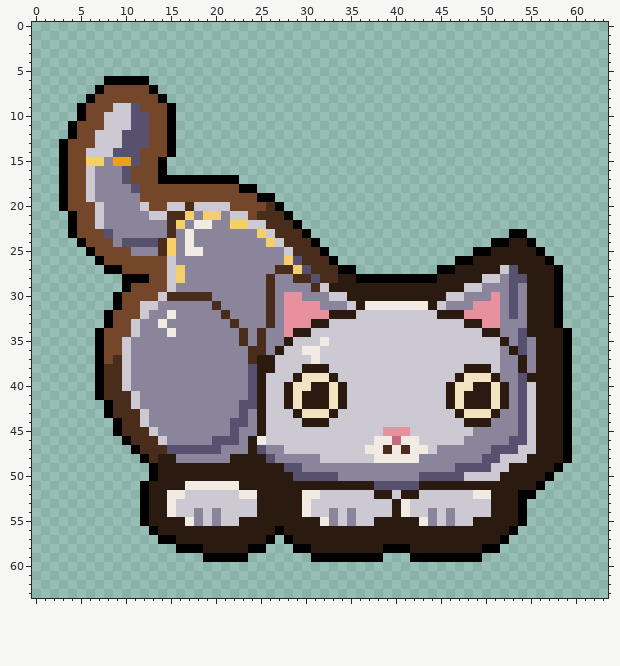
Pixel-art file, stored at aseprite-source/catfish/test/cf-cat-grey-stalk.aseprite. That is the earlier state.
64x64 pixels, 1 frame.
Once edited:
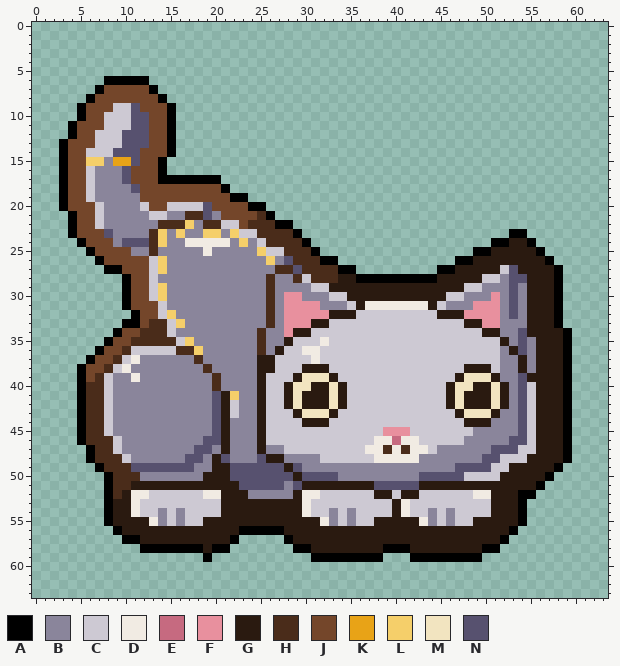
Palette (. is transparent): A #000000  B #8a859b  C #cdc9d3  D #f1ebe3  E #c66a80  F #e8909e  G #2a1a10  H #4a2c1a  J #74462a  K #e8a317  L #f5cf6a  M #f2e4c0  N #57516f
Changes in this commit:
@@ x 3..34 @@
 16 AJJCBBBNJJJA....................
-17 AJJCBBBNJJJAAAAAAAAA............
-18 AJJCBBBBNJJJJJJJJJJJAA..........
-19 AJJCBBBBBJJJJJJJJJJJJJAA........
-20 AJJJCBBBBCJJCCHCCCCJJJJHA.......
-21 .AJJCBBBBBCCHHLBLLBCCJHHHA......
-22 .AJJCBBBBBBBHLBDDBBLLCCHHHA.....
-23 .AJJJNBBBBBBHBDBBBBBBBLCHHHA....
-24 ..AJJJBNNNNHLBDBBBBBBBBLCHHHA...
-25 ...AJJJJBBBHLBDDBBBBBBBBBCHHHA..
-26 ....AJJJJJJJCBBBBBBBBBBBBLNHHHA.
-27 .....AAJJJJJCLBBBBBBBBBBHHLNHHHA
-28 .......AAAJJCLBBBBBBBBBHBBHHNHHG
-29 .......AJJJJCBBBBBBBBBBHBBBBHCGG
-30 ......AJJJJCHHHHHBBBBBBHBFFBBBCC
-31 ......AJJCCBBBBBBHBBBBBHBFFFFBBB
-32 .....AJJJCBBDBBBBBHBBBBHBFFFFFGG
-33 .....AJJCBBDBBBBBBBHBBBHBFFFGGCC
-34 ....AJJJCBBBDBBBBBBBHBHBBFGGCCCC
-35 ....AJJCBBBBBBBBBBBBHBHBBGCCCDCC
-36 ....AJJCBBBBBBBBBBBBBHHBGCCDDCCC
-37 ....AJHCBBBBBBBBBBBBBHGGCCCCDCCC
-38 ....AHHCBBBBBBBBBBBBBNGGCCCGGGCC
-39 ....AHHCBBBBBBBBBBBBBNGCCCGMMMGC
-40 ....AHHCBBBBBBBBBBBBBNGCCGMMGGMG
-41 ....AHHHCBBBBBBBBBBBBNGCCGMGGGMG
-42 .....AHHCBBBBBBBBBBBNNGCCGMGGGMG
-43 .....AHHHCBBBBBBBBBBNBGCCCGMMMGC
-44 ......AHHCBBBBBBBBBNNBGCCCCGGGCC
-45 ......AHHHCBBBBBBBBNBBGCCCCCCCCC
-46 .......AHHHCBBBBBNNNBGDCCCCCCCCC
-47 ........AHHHNNNNNNBBBGNBBCCCCCCC
-48 .........AHGGBBBBBBGGGGNBBBBBCCC
-49 ..........AGGGGGGGGGGGGGGNNBBBBB
-50 ..........AGGGGGGGGGGGGGGGNNNNNB
-51 .........AGGGGDDDDDDGGGGGGGGGGGG
-52 .........AGGDDCCCCCCDDGGGGGDDCCC
-53 .........AGGDCCCCCCCCCGGGGGDCCCC
-54 .........AGGDCCBCBCCCCGGGGGDCCBC
-55 .........AGGGGDBCBCCGGGGGGGGGDBC
-56 ..........AGGGGGGGGGGGGGAGGGGGGG
-57 ...........AAGGGGGGGGGGA.AGGGGGG
-58 .............AAAGGGGGAA...AAGGGG
-59 ................AAAAA.......AAAA
+17 AJJCBBBNJJJAAAAAAA..............
+18 AJJCBBBBNJJJJJJJJJA.............
+19 AJJCBBBBBJJJJJJJJJJAA...........
+20 AJJJCBBBBCJJCCCCNJJJJAA.........
+21 .AJJCBBBBBCCBBHHNBJJJJHA........
+22 .AJJCBBBBBBHHHLBHHCCJHHHAA......
+23 .AJJJNBBBBHLBLBBLLBLCCHHHHA.....
+24 ..AJJJBNNNHLBBDDDDDBLBCHHHHA....
+25 ...AJJJJBBHBBBBBDBBBBBLCCHHHA...
+26 ....AJJJJJCLBBBBBBBBBBBLBNHHHAA.
+27 .....AAJJJCLBBBBBBBBBBBBHHNHHHHA
+28 .......AJJCBBBBBBBBBBBBHBBHCHHHG
+29 .......AJJCLBBBBBBBBBBBHBBBBCCGG
+30 .......AJJCLBBBBBBBBBBBHBFFBBBCC
+31 .......AJJJCBBBBBBBBBBBHBFFFFBBB
+32 ........AJJCLBBBBBBBBBBHBFFFFFGG
+33 .......AAJHHCLBBBBBBBBBHBFFFGGCC
+34 ......AJJHHHCBBBBBBBBBHBBFGGCCCC
+35 .....AJJHHHHHCLBBBBBBBHBBGCCCDCC
+36 ....AJJHCCCCCHHLBBBBBBHBGCCDDCCC
+37 ...AJJHCDBBBBBBHBBBBBBGGCCCCDCCC
+38 ..AJJHCDBBBBBBBBHBBBBBGGCCCGGGCC
+39 ..AJHCBBDBBBBBBBBHBBBBGCCCGMMMGC
+40 ..AHHCBBBBBBBBBBBHBBBBGCCGMMGGMG
+41 ..AHHCBBBBBBBBBBBNGLBBGCCGMGGGMG
+42 ..AHHCBBBBBBBBBBBNGCBBGCCGMGGGMG
+43 ..AHHCBBBBBBBBBBBNGCBBGCCCGMMMGC
+44 ..AHHCBBBBBBBBBBBNGBBBGCCCCGGGCC
+45 ..AHHCBBBBBBBBBBBNGBBBGCCCCCCCCC
+46 ..AHHHCBBBBBBBBBNNGBBBGCCCCCCCCC
+47 ...AHHCBBBBBBBBNNBGBBBGBBCCCCCCC
+48 ...AHHHCBBBBBBNNBGNBBBNGGBBBBCCC
+49 ....AHHHNNNNNNNBBGGNNNNNNGNBBBBB
+50 .....AHHHBBBBBBBGGGNNNNNNNGNNNNB
+51 .....AHHGGGGGGGGGGGGNNNNNBNGGGGG
+52 .....AHGDDCCCCCCDDGGGBBBBBGDDCCC
+53 .....AGGDCCCCCCCCCGGGGGGGGGDCCCC
+54 .....AGGDCCBCBCCCCGGGGGGGGGDCCBC
+55 .....AGGGGDBCBCCGGGGGGGGGGGGGDBC
+56 ......AGGGGGGGGGGGGGAAAAAGGGGGGG
+57 .......AAGGGGGGGGGGA.....AGGGGGG
+58 .........AAAAAAAGAA.......AAGGGG
+59 ................A...........AAAA
 60 ................................
Pixel boxes of the changes (left, top, right, bottom) in both pictures:
changed: (77, 175, 329, 562)
